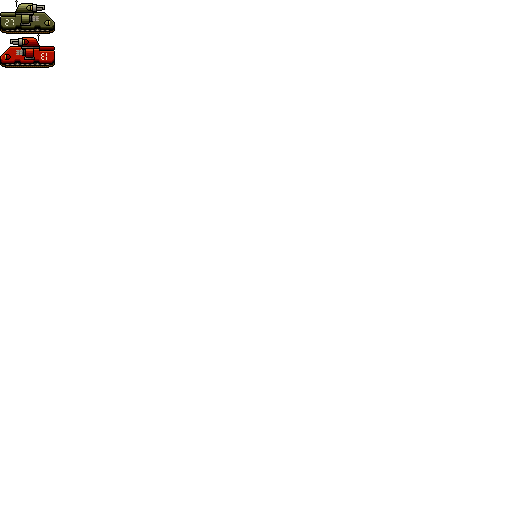
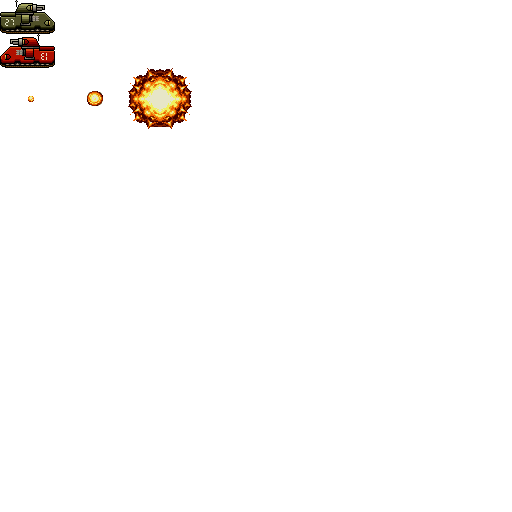
Revision of a layered 512x512 image; what changed, layer by layer:
added layer "Слой 4" above "Слой 5" over box(28, 96, 34, 102)
added layer "Слой 5" above "Слой 3" over box(87, 91, 103, 106)
added layer "Слой 3" above "Слой 2" over box(128, 68, 192, 129)
